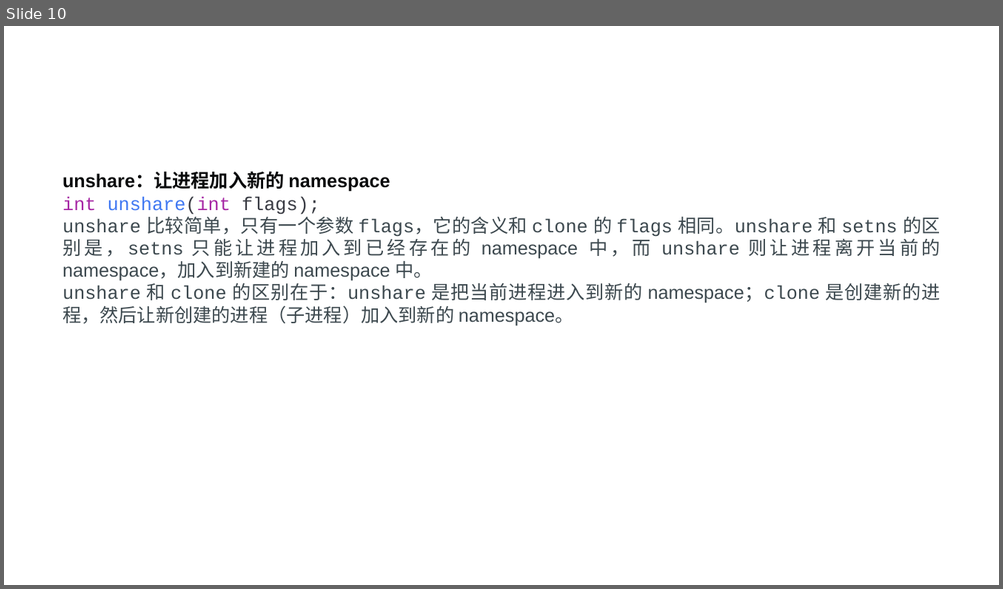
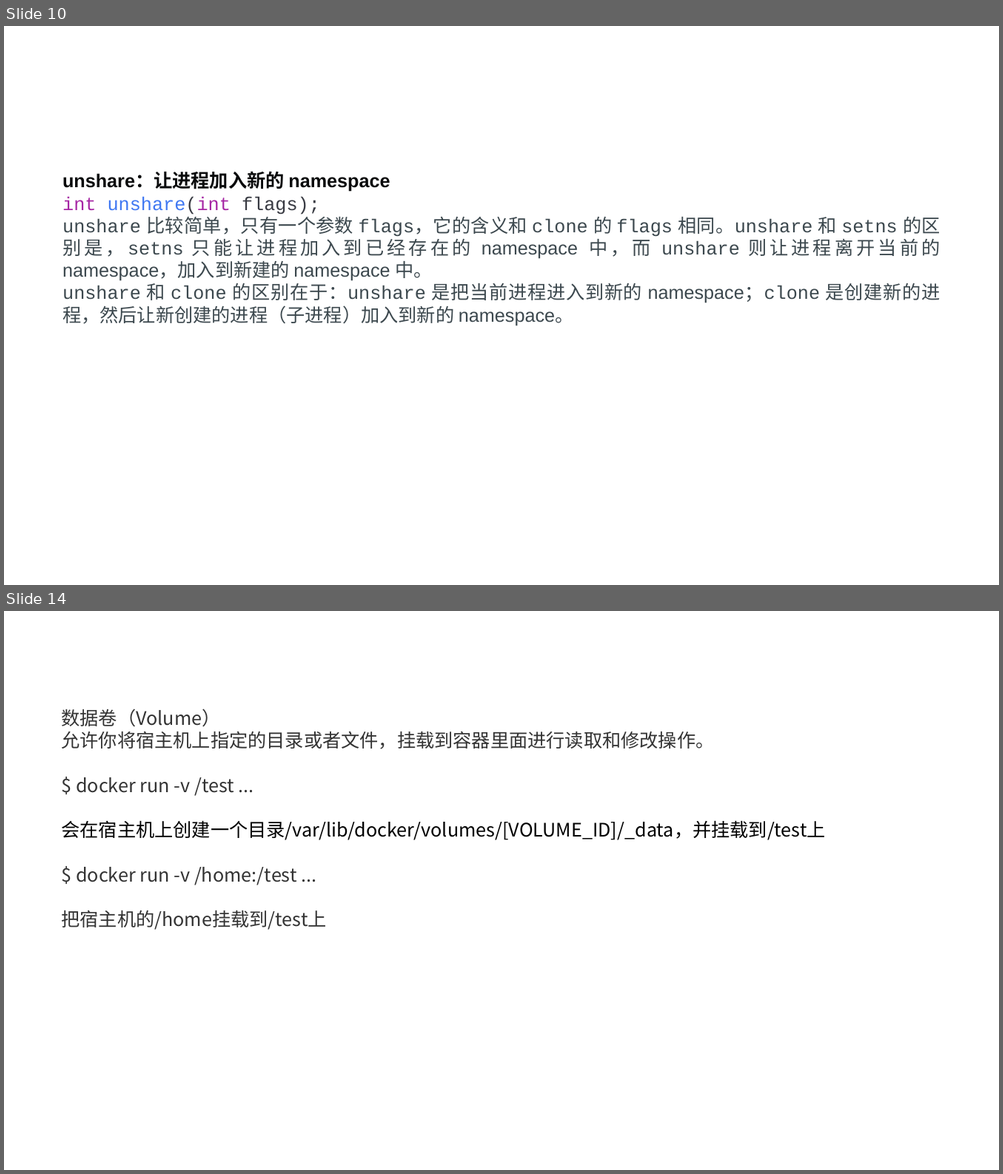
Before and after one commit to axzxs2001/Asp.NetCoreExperiment, a slide deck: Asp.NetCoreExperiment/kubernetes/kubernetes.pptx. Shown one above the other, each under a label of ours: slide 10 before the commit, slides 10 and 14 after it; the slides between them are not shown. The pictures are 1003x589 and 1003x1174 pixels, drawn with LibreOffice and Linux fonts; fonts in the diff are those of the drawing. Boxes give left, top, right and bottom in pixels: in the first picture for what was removed or moved away, otherwise in the second. Text is boxed around its words. In the diff, an @@ line names an element or a change of style, - is before the commit and + after.

```diff
--- a/Asp.NetCoreExperiment/kubernetes/kubernetes.pptx
+++ b/Asp.NetCoreExperiment/kubernetes/kubernetes.pptx
@@ slide 14 added at [4, 611, 999, 1170], background #FFFFFF @@
@@ text added at [62, 709, 825, 930], 18 pt, text #333333 @@
+数据卷（Volume）
+允许你将宿主机上指定的目录或者文件，挂载到容器里面进行读取和修改操作。
+$ docker run -v /test ...
+会在宿主机上创建一个目录/var/lib/docker/volumes/[VOLUME_ID]/_data，并挂载到/test上
+$ docker run -v /home:/test ...
+把宿主机的/home挂载到/test上
```
Also in this commit, not shown: 3 slides changed, 13 other slides added, 2 other files.
